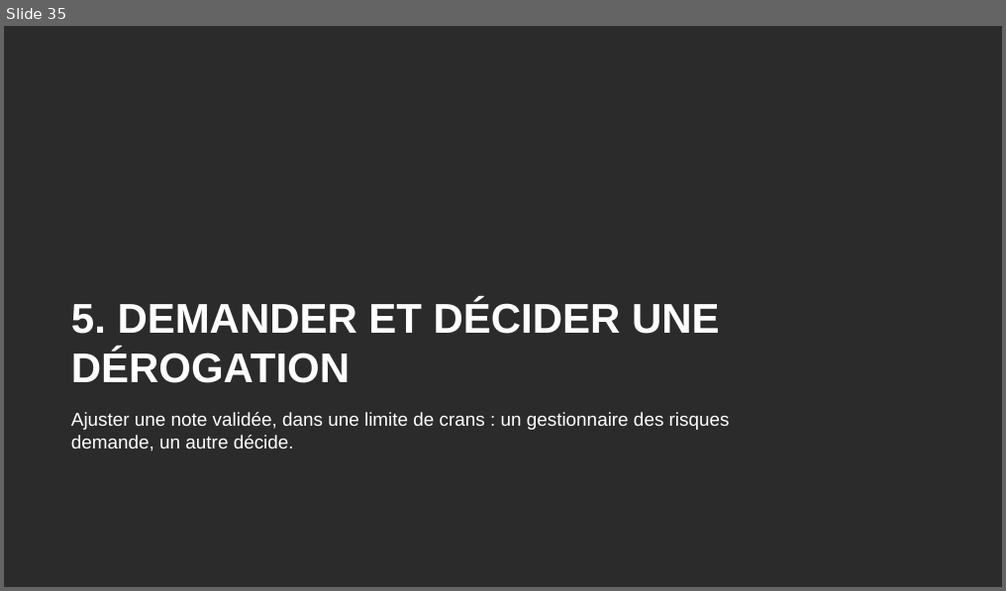
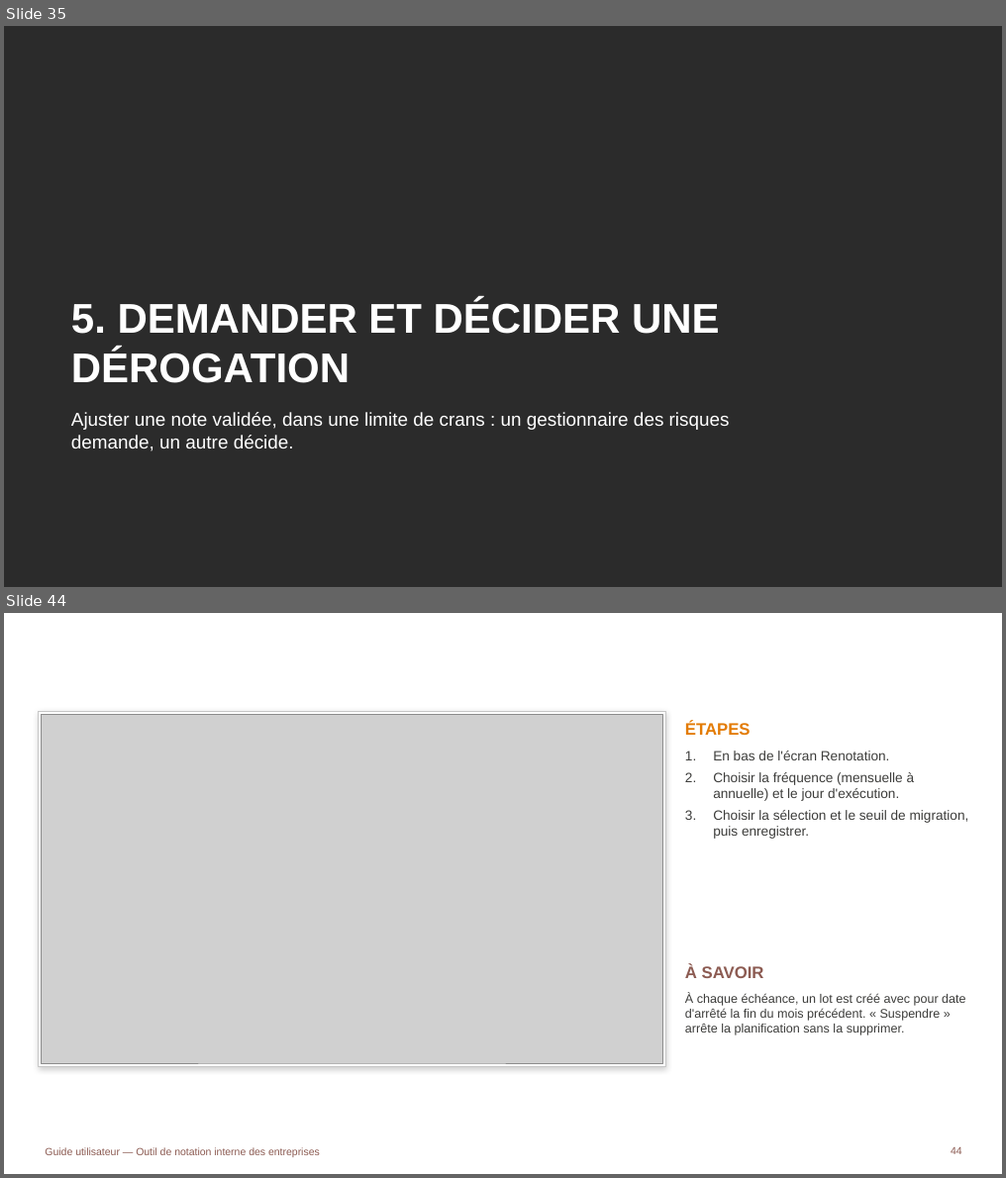
Before and after one commit to tariqeddoumi/Entreprise-scoring-cl, a slide deck: docs/guides/Guide_utilisateur_outil_notation.pptx. Shown one above the other, each under a label of ours: slide 35 before the commit, slides 35 and 44 after it; the slides between them are not shown. The pictures are 1006x591 and 1006x1178 pixels, drawn with LibreOffice and Linux fonts; fonts in the diff are those of the drawing; grey boxes stand for pictures; background and template pictures are left out; a plain dark background stands for a picture behind light text. Boxes give left, top, right and bottom in pixels: in the first picture for what was removed or moved away, otherwise in the second. Text is boxed around its words. In the diff, an @@ line names an element or a change of style, - is before the commit and + after.

```diff
--- a/docs/guides/Guide_utilisateur_outil_notation.pptx
+++ b/docs/guides/Guide_utilisateur_outil_notation.pptx
@@ slide 44 added at box(4, 613, 1002, 1174), background #FFFFFF @@
@@ title added at box(53, 636, 868, 694), 24 pt, text #FFFFFF, bold @@
+PLANIFIER UNE RENOTATION PÉRIODIQUE
@@ rectangle added at box(39, 711, 665, 1066), fill #FFFFFF, outline #C6C6C6 0.75 pt @@
@@ picture added at box(42, 714, 662, 1063) @@
@@ text added at box(685, 722, 750, 735), 16 pt, text #E37B05, bold @@
+ÉTAPES
@@ text added at box(713, 751, 969, 839), 13 pt, text #3D3D3B @@
+1. En bas de l'écran Renotation.
+2. Choisir la fréquence (mensuelle à annuelle) et le jour d'exécution.
+3. Choisir la sélection et le seuil de migration, puis enregistrer.
@@ text added at box(685, 964, 764, 978), 16 pt, text #8C5B52, bold @@
+À SAVOIR
@@ text added at box(685, 993, 965, 1036), 12 pt, text #3D3D3B @@
+À chaque échéance, un lot est créé avec pour date d'arrêté la fin du mois précédent. « Suspendre » arrête la planification sans la supprimer.
@@ text added at box(45, 1148, 320, 1157), 10 pt, text #8C5B52 @@
+Guide utilisateur — Outil de notation interne des entreprises
@@ page number added at box(950, 1148, 962, 1155), 10 pt, text #8C5B52 @@
+44
```
Also in this commit, not shown: 3 slides changed, 7 other slides added, 2 other files.
